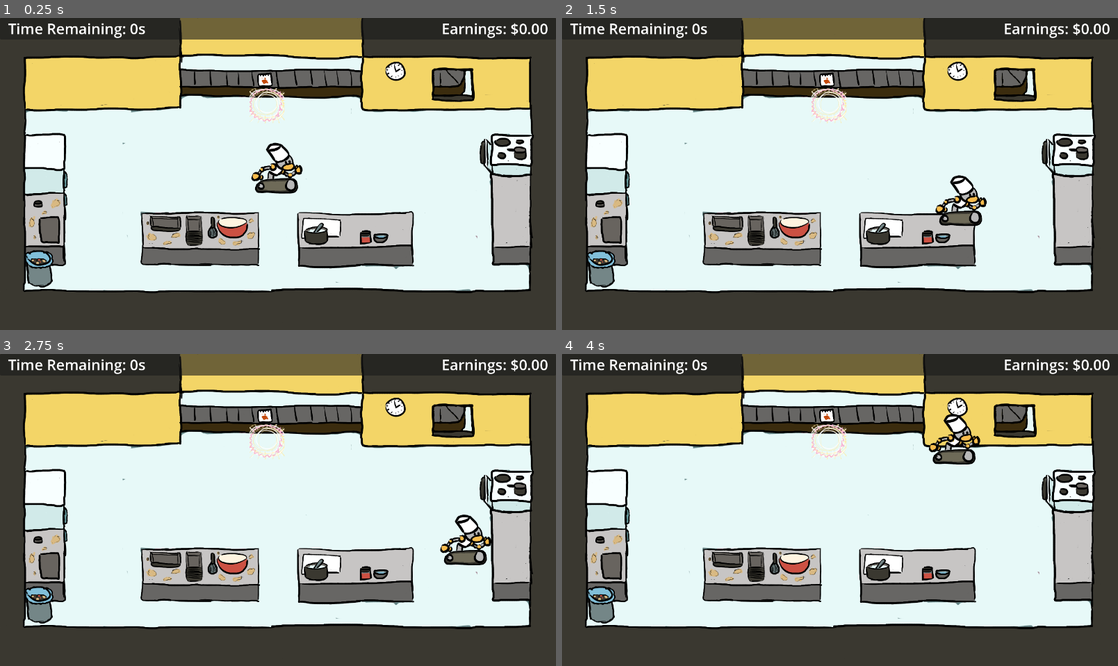
Above: before the commit, frames 1-4 (two rows, left to right).
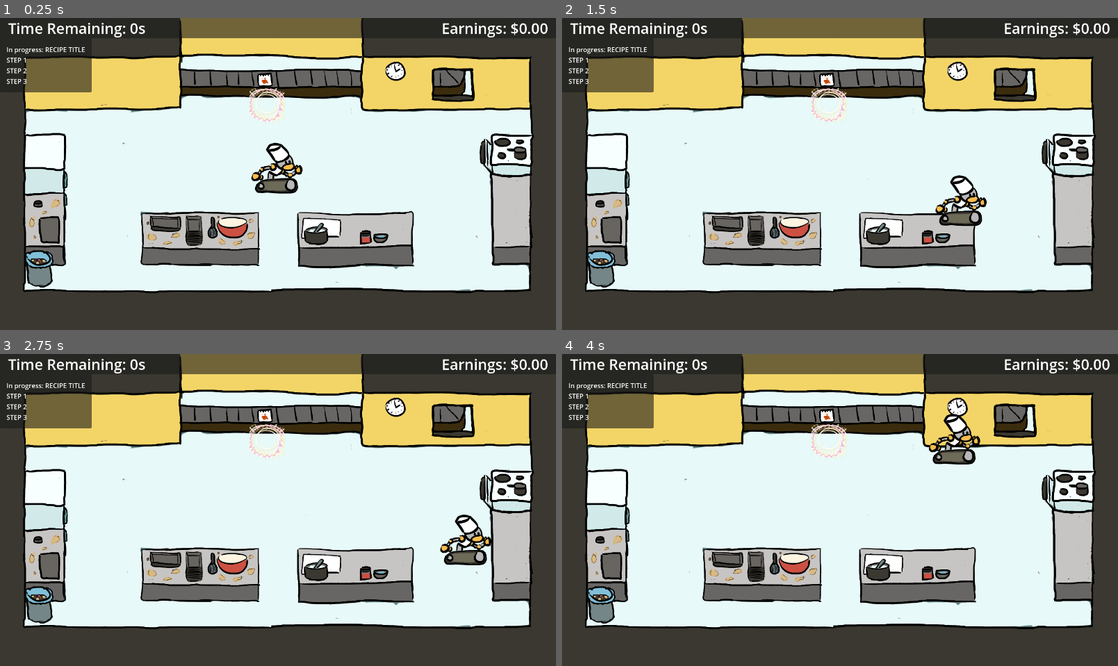
Above: after the commit, the same moments.

Repository: yanalex981/Tasty-Treads
Game: Godot game, scene res://Scenes/kitchen.tscn
The game is run twice, just before and just after one commit, with the same random seed, the same clock (stepped at 60 frames per second) and the same inputs.
Inputs:
- Up to frame 1 (0.25 s): no input
- Up to frame 2 (1.5 s): tap Enter at 0.5 s; hold D (right) 0.53-1.28 s; hold S (down) from 1.28 s (still down)
- Up to frame 3 (2.75 s): tap Space at 2 s; release S (down) at 2.03 s; hold D (right) from 2.03 s (still down)
- Up to frame 4 (4 s): tap Enter at 2.75 s; release D (right) at 2.78 s; hold W (up) 2.78-3.53 s; hold A (left) from 3.53 s (still down)

The runs differ from the first frame. In frame 1, 2.0% of the frame differs, in the area x 1-99%, y 1-24%; in frame 2, 2.0%; in frame 3, 2.0%; in frame 4, 2.0%.

Commit message:
started working on UI to track recipe progress

Diff:
--- a/Scenes/kitchen.tscn
+++ b/Scenes/kitchen.tscn
@@ -99,27 +99,52 @@
 
 [node name="info_ui" type="CanvasLayer" parent="."]
 
-[node name="panel" type="PanelContainer" parent="info_ui"]
-anchors_preset = 10
+[node name="VBoxContainer" type="VBoxContainer" parent="info_ui"]
+anchors_preset = 15
 anchor_right = 1.0
-offset_bottom = 53.0
+anchor_bottom = 1.0
 grow_horizontal = 2
-
-[node name="padding" type="MarginContainer" parent="info_ui/panel"]
+grow_vertical = 2
+theme_override_constants/separation = 0
+
+[node name="panel" type="PanelContainer" parent="info_ui/VBoxContainer"]
+layout_mode = 2
+
+[node name="padding" type="MarginContainer" parent="info_ui/VBoxContainer/panel"]
 layout_mode = 2
 theme_override_constants/margin_left = 20
 theme_override_constants/margin_right = 20
 
-[node name="time_label" type="Label" parent="info_ui/panel/padding"]
+[node name="time_label" type="Label" parent="info_ui/VBoxContainer/panel/padding"]
 layout_mode = 2
 text = "Time Remaining: 0s"
 label_settings = SubResource("LabelSettings_hlyr4")
 
-[node name="earnings_label" type="Label" parent="info_ui/panel/padding"]
+[node name="earnings_label" type="Label" parent="info_ui/VBoxContainer/panel/padding"]
 layout_mode = 2
 size_flags_horizontal = 8
 text = "Earnings: $0.00"
 label_settings = SubResource("LabelSettings_83scp")
+
+[node name="HBoxContainer" type="HBoxContainer" parent="info_ui/VBoxContainer"]
+layout_mode = 2
+
+[node name="PanelContainer" type="PanelContainer" parent="info_ui/VBoxContainer/HBoxContainer"]
+layout_mode = 2
+
+[node name="MarginContainer" type="MarginContainer" parent="info_ui/VBoxContainer/HBoxContainer/PanelContainer"]
+layout_mode = 2
+theme_override_constants/margin_left = 16
+theme_override_constants/margin_top = 16
+theme_override_constants/margin_right = 16
+theme_override_constants/margin_bottom = 16
+
+[node name="Label" type="Label" parent="info_ui/VBoxContainer/HBoxContainer/PanelContainer/MarginContainer"]
+layout_mode = 2
+text = "In progress: RECIPE TITLE
+STEP 1
+STEP 2
+STEP 3"
 
 [node name="order_tracker" parent="." node_paths=PackedStringArray("order_source", "order_destination", "fridge", "mixing_bowl", "cutting_station", "cooling_station", "batter_station", "icing_station", "sprinkling_station", "oven") instance=ExtResource("4_4oyt0")]
 order_source = NodePath("../source_highlight")
